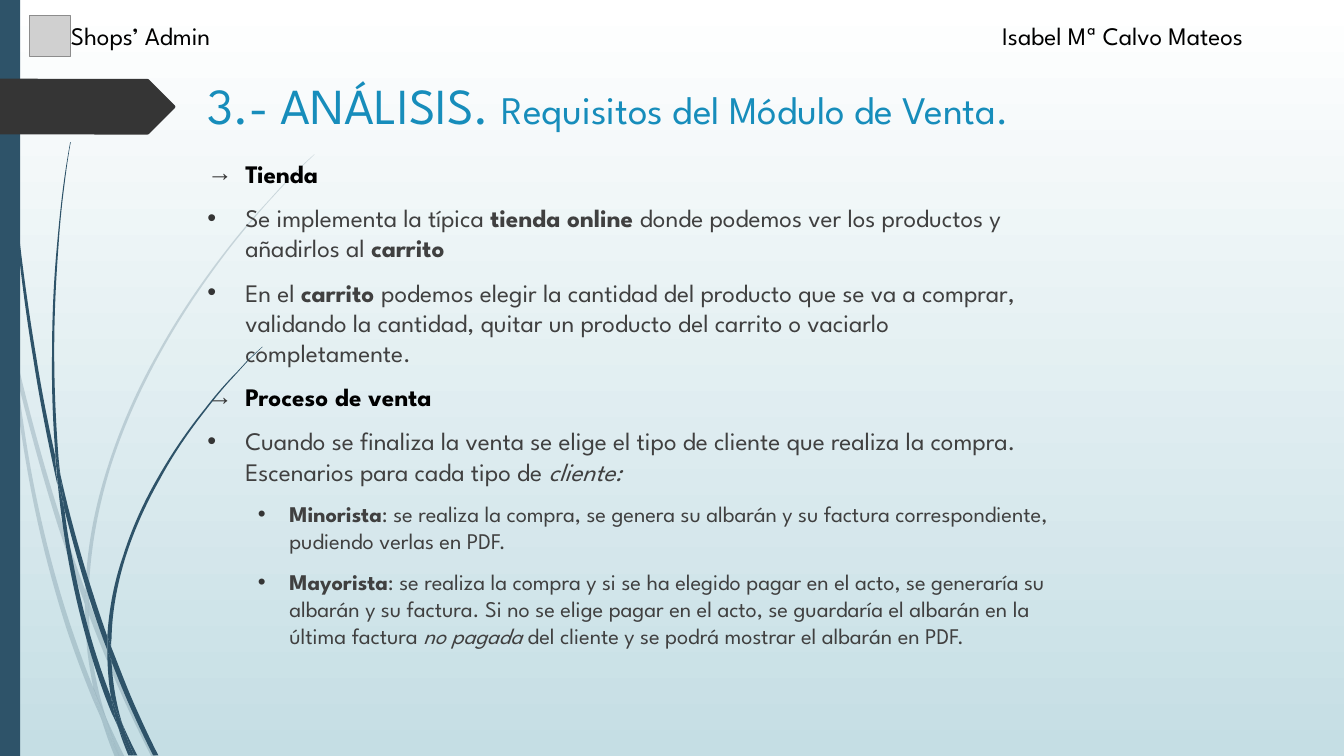
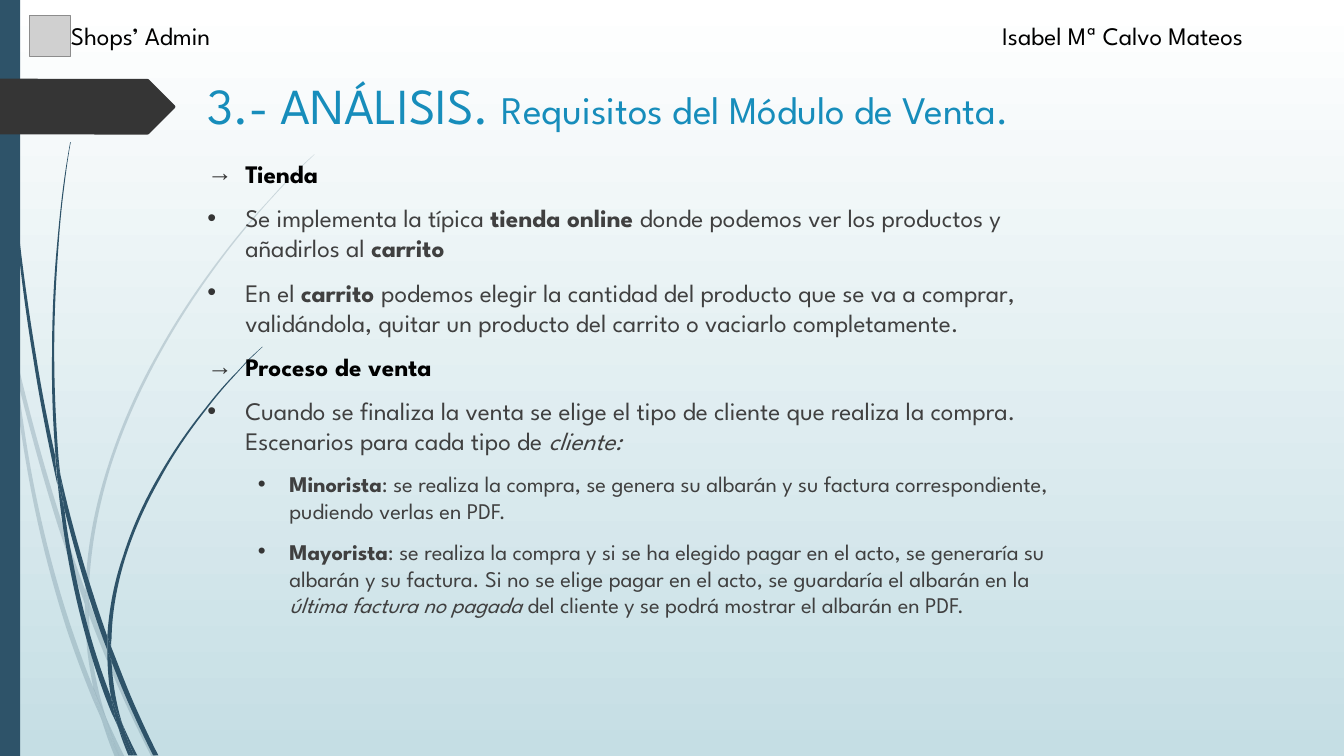
Before and after one commit to isacm94/Proyecto, a slide deck: slide 10 of Alumno/Defensa-Proyecto/Presentación.pptx. Drawn at 1344x756 pixels with LibreOffice and Linux fonts; fonts in the diff are those of the drawing; grey boxes stand for pictures. Boxes give left, top, right and bottom in pixels: in the first picture for what was removed or moved away, otherwise in the second. Text is boxed around its words. In the diff, an @@ line names an element or a change of style, - is before the commit and + after.

```diff
--- a/Alumno/Defensa-Proyecto/Presentación.pptx
+++ b/Alumno/Defensa-Proyecto/Presentación.pptx
@@ text at (x1=245, y1=284, x2=1015, y2=338): text changed @@
-• En el carrito podemos elegir la cantidad del producto que se va a comprar, validando la cantidad, quitar un producto del carrito o vaciarlo completamente.
+• En el carrito podemos elegir la cantidad del producto que se va a comprar, validándola, quitar un producto del carrito o vaciarlo completamente.
@@ text at (x1=289, y1=544, x2=1044, y2=618): italic on in "última factura" @@
```
Also in this commit, not shown: 10 other slides changed, 23 other files.
